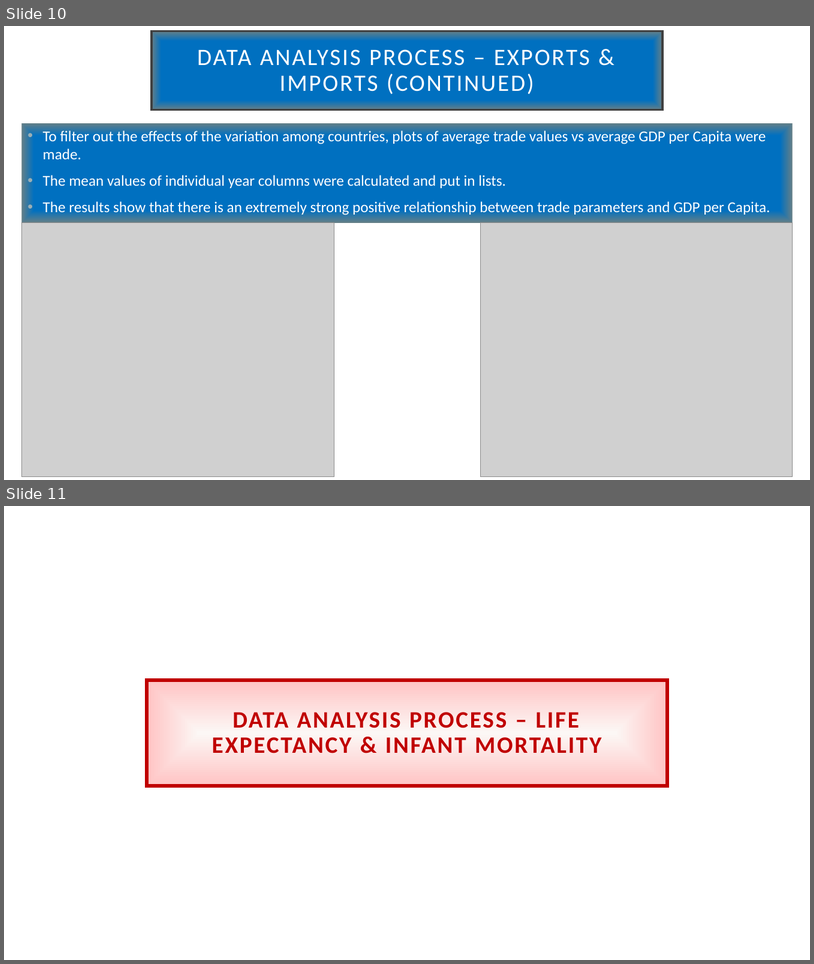
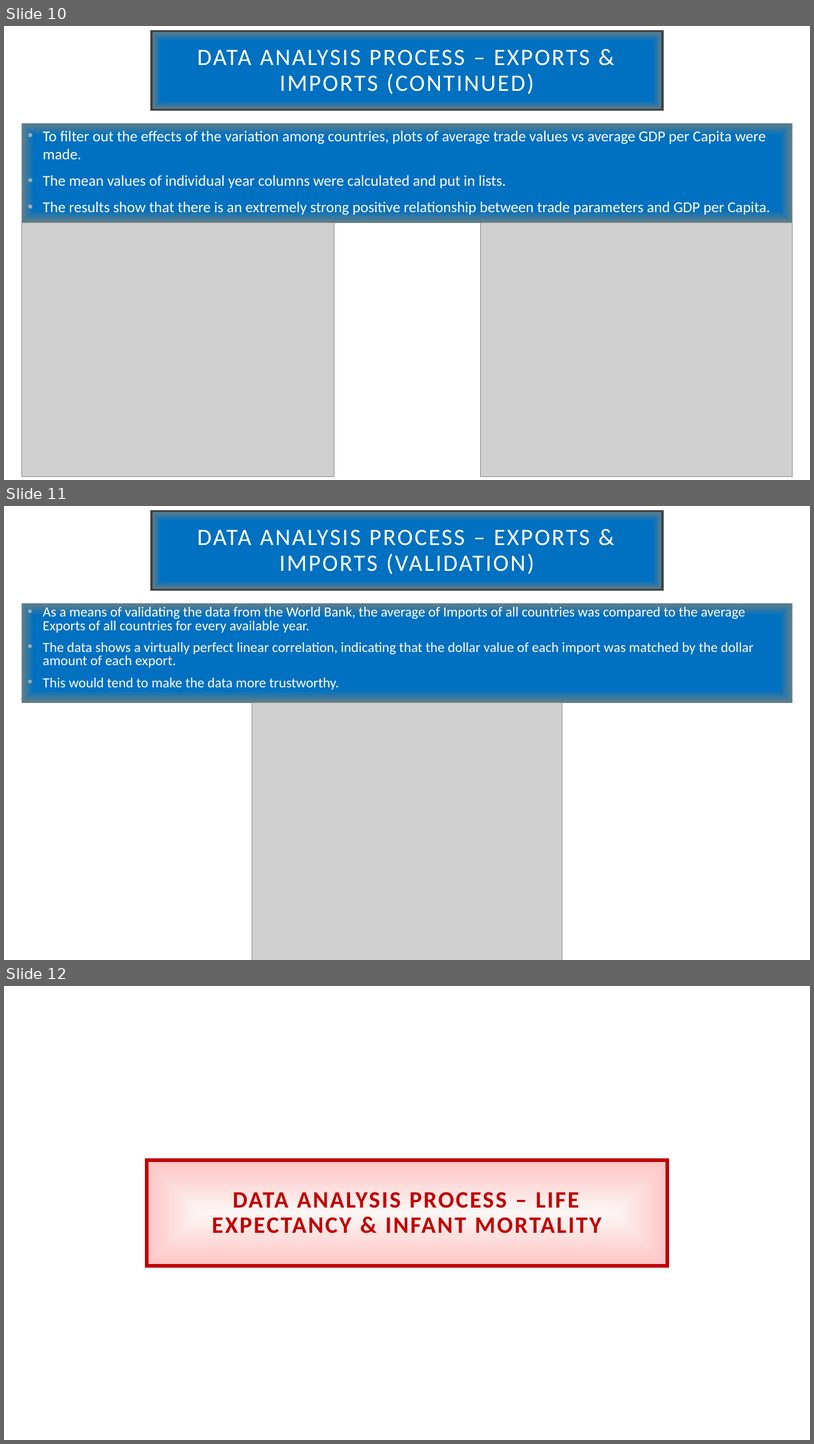
Before and after one commit to TVanEyck/Project1, a slide deck: Impacts of Trade on National Productivity and Well-Being.pptx. Shown one above the other, each under a label of ours: slides 10 and 11 before the commit, slides 10, 11 and 12 after it. The pictures are 814x964 and 814x1444 pixels, drawn with LibreOffice and Linux fonts; fonts in the diff are those of the drawing; grey boxes stand for pictures; background and template pictures are left out. Boxes give left, top, right and bottom in pixels: in the first picture for what was removed or moved away, otherwise in the second. Text is boxed around its words. In the diff, an @@ line names an element or a change of style, - is before the commit and + after.

```diff
--- a/Impacts of Trade on National Productivity and Well-Being.pptx
+++ b/Impacts of Trade on National Productivity and Well-Being.pptx
@@ slide 11 added at box(4, 506, 810, 960), background picture (left out) @@
@@ title added at box(152, 511, 663, 590), fill gradient #0070C0 to #647F87, outline #404040 2.5 pt, 28 pt, text #FFFFFF @@
+DATA ANALYSIS PROCESS – EXPORTS & IMPORTS (VALIDATION)
@@ text added at box(21, 603, 793, 703), fill gradient #0070C0 to #647F87, 16.6 pt, text #FFFFFF @@
+• As a means of validating the data from the World Bank, the average of Imports of all countries was compared to the average Exports of all countries for every available year.
+• The data shows a virtually perfect linear correlation, indicating that the dollar value of each import was matched by the dollar amount of each export.
+• This would tend to make the data more trustworthy.
@@ picture added at box(252, 703, 562, 960) @@
@@ what was slide 11 is now slide 12 @@
```
Also in this commit, not shown: 1 slide changed, 9 other slides added, 4 other files.
